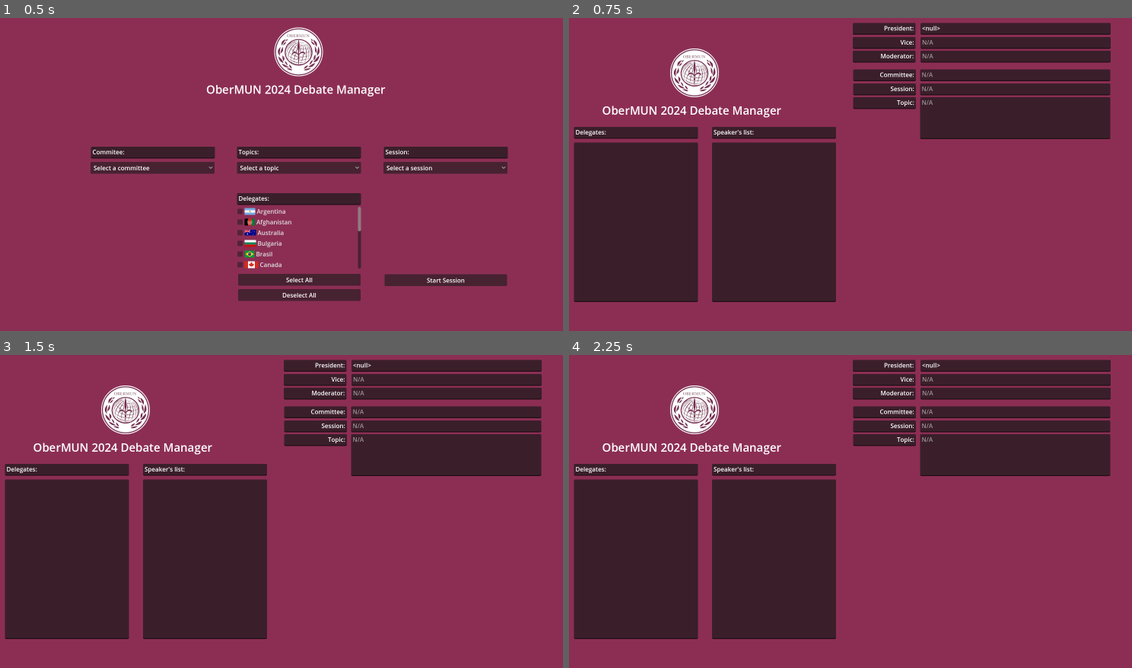
Above: before the commit, frames 1-4 (two rows, left to right).
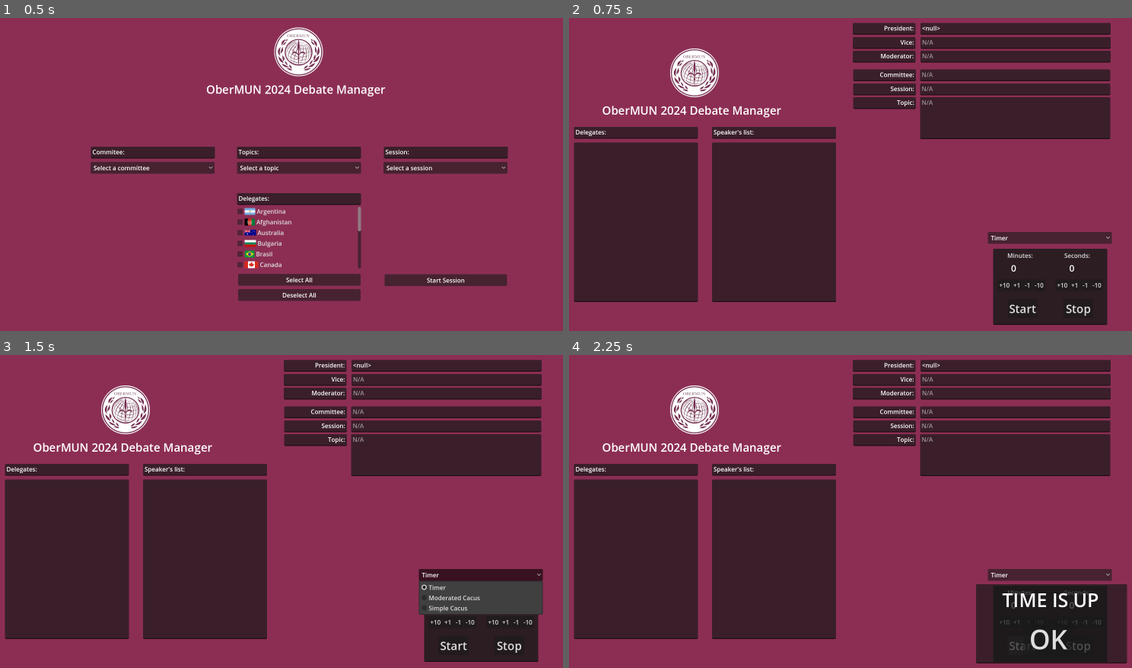
Above: after the commit, the same moments.

Repository: Janucat/OberMUN-Debate-Program
Game: Godot game, scene res://Main.tscn
Same seed, same stepped clock (60 frames per second), same inputs: the game is played once before the commit and once after it.
Inputs (mouse positions are in pixels of both pictures, inside the frame that each line leads up to):
- Up to frame 1 (0.5 s): no input
- Up to frame 2 (0.75 s): click "Start Session" at 0.5 s
- Up to frame 3 (1.5 s): click (478, 574) at 1.25 s, where only the run after the commit has a clickable "Timer"
- Up to frame 4 (2.25 s): click (1025, 646) at 2 s, where only the run after the commit has a clickable "Start"

Frame 1 is identical in both runs. In frame 2, 5.8% of the frame differs, in the area x 74-97%, y 68-99%; in frame 3, 6.3%; in frame 4, 7.7%, in the area x 72-100%, y 68-99%.
Error in both runs: Invalid assignment of property or key 'text' with value of type 'Nil' on a base object of type 'TextEdit'. (res://scripts/session.gd:35)

Commit message:
Gigi
Godo

Diff:
--- a/Main.tscn
+++ b/Main.tscn
@@ -10,6 +10,8 @@
 [ext_resource type="Script" path="res://scripts/SelectSession.gd" id="5_lfhms"]
 [ext_resource type="Script" path="res://scripts/deselect_all_button.gd" id="6_5hk60"]
 [ext_resource type="Script" path="res://scripts/session.gd" id="10_pu1f3"]
+[ext_resource type="PackedScene" uid="uid://cha7cyhvt32do" path="res://Timer.tscn" id="11_0yosp"]
+[ext_resource type="Script" path="res://WarningPanel.gd" id="11_m7d3u"]
 
 [sub_resource type="StyleBoxEmpty" id="StyleBoxEmpty_dvyph"]
 
@@ -19,12 +21,17 @@
 
 [sub_resource type="Theme" id="Theme_cdk4x"]
 
+[sub_resource type="StyleBoxEmpty" id="StyleBoxEmpty_tkvwg"]
+
 [sub_resource type="StyleBoxEmpty" id="StyleBoxEmpty_p3mpu"]
 
+[sub_resource type="StyleBoxEmpty" id="StyleBoxEmpty_lcwv1"]
+
+[sub_resource type="StyleBoxEmpty" id="StyleBoxEmpty_urj2i"]
+
 [node name="Node2D" type="Node2D"]
 
 [node name="MainMenu" type="CanvasLayer" parent="."]
-visible = false
 script = ExtResource("1_87lbl")
 
 [node name="BackGround" type="ColorRect" parent="MainMenu"]
@@ -97,6 +104,7 @@
 grow_horizontal = 2
 theme = SubResource("Theme_cdk4x")
 theme_override_colors/font_color = Color(1, 1, 1, 1)
+theme_override_styles/focus = SubResource("StyleBoxEmpty_tkvwg")
 item_count = 1
 selected = 0
 popup/item_0/text = "Select a committee"
@@ -115,6 +123,7 @@
 offset_bottom = -1.0
 grow_horizontal = 2
 theme_override_colors/font_color = Color(1, 1, 1, 1)
+theme_override_styles/focus = SubResource("StyleBoxEmpty_tkvwg")
 text_overrun_behavior = 3
 item_count = 1
 selected = 0
@@ -133,6 +142,7 @@
 offset_bottom = -1.0
 grow_horizontal = 2
 theme_override_colors/font_color = Color(1, 1, 1, 1)
+theme_override_styles/focus = SubResource("StyleBoxEmpty_tkvwg")
 item_count = 1
 selected = 0
 popup/item_0/text = "Select a session"
@@ -298,6 +308,8 @@
 script = ExtResource("6_5hk60")
 
 [node name="Session" type="CanvasLayer" parent="."]
+layer = 0
+visible = false
 script = ExtResource("10_pu1f3")
 
 [node name="BackGround" type="ColorRect" parent="Session"]
@@ -678,3 +690,73 @@
 
 [node name="GridContainer" type="GridContainer" parent="Session/SpeakersList"]
 layout_mode = 2
+
+[node name="Timer" parent="Session" instance=ExtResource("11_0yosp")]
+offset_left = 1131.0
+offset_top = 626.0
+offset_right = 1431.0
+offset_bottom = 826.0
+
+[node name="SelectCommittee2" type="OptionButton" parent="Session"]
+anchors_preset = 5
+anchor_left = 0.5
+anchor_right = 0.5
+offset_left = 317.0
+offset_top = 582.0
+offset_right = 643.0
+offset_bottom = 613.0
+grow_horizontal = 2
+theme = SubResource("Theme_cdk4x")
+theme_override_colors/font_color = Color(1, 1, 1, 1)
+theme_override_styles/focus = SubResource("StyleBoxEmpty_lcwv1")
+item_count = 3
+selected = 0
+popup/item_0/text = "Timer"
+popup/item_0/id = 0
+popup/item_1/text = "Moderated Cacus"
+popup/item_1/id = 1
+popup/item_2/text = "Simple Cacus"
+popup/item_2/id = 2
+metadata/_edit_use_anchors_ = true
+
+[node name="Permanent" type="CanvasLayer" parent="."]
+layer = 5
+
+[node name="WarningPanel" type="TextEdit" parent="Permanent"]
+visible = false
+anchors_preset = 8
+anchor_left = 0.5
+anchor_top = 0.5
+anchor_right = 0.5
+anchor_bottom = 0.5
+offset_left = 286.0
+offset_top = 172.0
+offset_right = 683.0
+offset_bottom = 380.0
+grow_horizontal = 2
+grow_vertical = 2
+auto_translate = false
+theme_override_colors/font_readonly_color = Color(1, 1, 1, 1)
+theme_override_font_sizes/font_size = 50
+text = "	 TIME IS UP"
+editable = false
+context_menu_enabled = false
+shortcut_keys_enabled = false
+selecting_enabled = false
+deselect_on_focus_loss_enabled = false
+drag_and_drop_selection_enabled = false
+virtual_keyboard_enabled = false
+middle_mouse_paste_enabled = false
+script = ExtResource("11_m7d3u")
+
+[node name="Button" type="Button" parent="Permanent/WarningPanel"]
+layout_mode = 0
+offset_left = 125.0
+offset_top = 92.0
+offset_right = 255.0
+offset_bottom = 196.0
+theme_override_font_sizes/font_size = 70
+theme_override_styles/focus = SubResource("StyleBoxEmpty_urj2i")
+text = "OK"
+
+[connection signal="pressed" from="Permanent/WarningPanel/Button" to="Permanent/WarningPanel" method="_on_button_pressed"]
--- a/Timer.gd
+++ b/Timer.gd
@@ -17,6 +17,7 @@
 @onready var sec_counter = $TextEdit/SecCounter
 
 @onready var timer = $Timer
+@onready var WarningPanel = $"../../Permanent/WarningPanel"
 
 func _ready():
 	timer.wait_time = 0.1
@@ -47,23 +48,23 @@
 		timer.wait_time += 1 * 60
 		updateCounterInit()
 
+
+
+
 func _on_Min1n_pressed():
 	if timer.is_stopped():
 		timer.wait_time -= 1 * 60
 		updateCounterInit()
-
 
 func _on_Min10p_pressed():
 	if timer.is_stopped():
 		timer.wait_time += 10 * 60
 		updateCounterInit()
 
-
 func _on_Min10n_pressed():
 	if timer.is_stopped():
 		timer.wait_time -= 10 * 60
 		updateCounterInit()
-
 
 func _on_sec1p_pressed():
 	if timer.is_stopped():
@@ -86,4 +87,6 @@
 		updateCounterInit()
 
 func _on_timer_timeout():
-	pass
+	timer.stop()
+	updateCounterInit()
+	WarningPanel.show()
--- a/Timer.tscn
+++ b/Timer.tscn
@@ -65,6 +65,7 @@
 middle_mouse_paste_enabled = false
 
 [node name="SecCounter" type="TextEdit" parent="TextEdit"]
+layout_mode = 0
 offset_left = 200.0
 offset_top = 34.0
 offset_right = 251.0
--- /dev/null
+++ b/WarningPanel.gd
@@ -0,0 +1,5 @@
+extends TextEdit
+
+
+func _on_button_pressed():
+	hide()
--- a/json/data.json
+++ b/json/data.json
@@ -4,8 +4,10 @@
 		{
 			"committee": "CSW",
 			"topics": [
+				"Debating about the famous quote: \"We live in a society\"",
 				"Ensuring gender equality through the improvement  of girls’ access to education in rural countries in order to enable equal opportunities",
-				"Empowering women’s rights by guaranteeing free choice on abortion"
+				"Empowering women’s rights by guaranteeing free choice on abortion",
+				"Discussing Cicciogamer89's effect on italian demographics"
 			],
 			"president": "Tranchitella Greta",
 			"vice": "Zecchini Alice",
@@ -15,6 +17,7 @@
 			"committee": "ECOSOC",
 			"topics": [
 				"Decriminalisation and legalisation of soft drug sale for recreational use",
+				"Resolving local contrast in Giardino Basevi between two drug addicts",
 				"Ensuring relationships between youth and institutions in order to create job opportunities for younger generations"
 			],
 			"president": "Longo Giulia",
@@ -25,7 +28,8 @@
 			"committee": "OHCHR",
 			"topics": [
 				"Safeguarding LGBTQ+ parenting and step-child adoption by single and same sex couple",
-				"The effect and impact the Covid-19 pandemic had on mental health"
+				"The effect and impact the Covid-19 pandemic had on mental health",
+				"Advanced memetics and it's application to human society"
 			],
 			"president": "Zane Francesca",
 			"vice": "Tranchitella Sophia",
Not shown: 1 places in Main.tscn that only renumber resources
